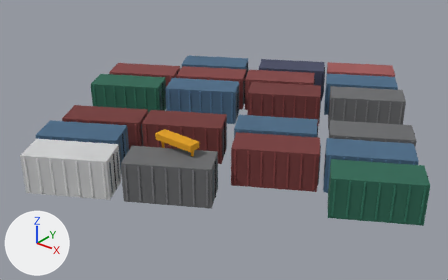
One commit to the glTF model data/models/board/scenery/saxarba/SMV_Seaport/SeaportSystem-01-Container-01-20Footer-2-01.glb: the scene before it, then after it.
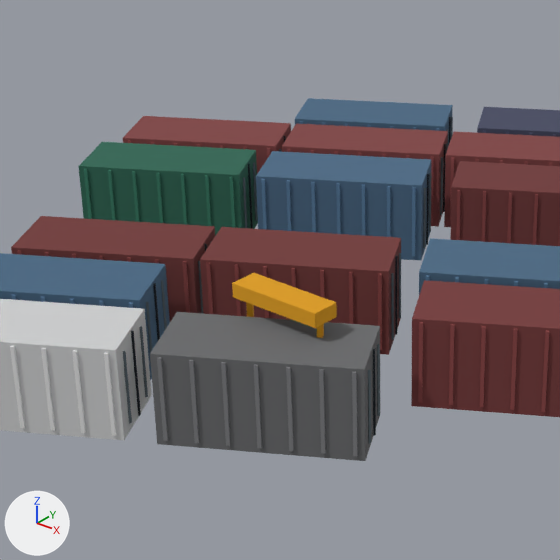
Old and new are each drawn whole from a 50 mm lens placed at (61.4, -80.3, 48.4), pointed at (-0.1, -3.5, 0.8) and again close up on the part from 13% to 66% of the width and 5% to 89% of the height. Every picture has the same lights, and +X, +Y and +Z are marked at lower left. The older version's two pictures come first. Where no turn or scale is listed for an object, it has been applied to the vertices. Vertices at exactly the same position are counted once.

The older version as bpy lines, for what is in view:
```python
me_seaportsystem_01_container_01_20footer_2_01 = bpy.data.meshes.new('SeaportSystem-01-Container-01-20Footer-2-01')
me_seaportsystem_01_container_01_20footer_2_01.from_pydata(...)  # 3048 vertices, 4572 faces; spans x -33.0..37.7, y -35.5..36.6, z 0.0..8.5
me_seaportsystem_01_container_01_20footer_2_01.materials.append(mat_scenery)
ob_seaportsystem_01_container_01_20footer_2_01 = bpy.data.objects.new('SeaportSystem-01-Container-01-20Footer-2-01', me_seaportsystem_01_container_01_20footer_2_01)
ob_seaportsystem_01_container_01_20footer_2_01.location = (0.0, 0.0, 0.0)
```
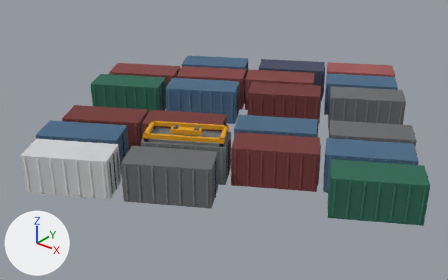
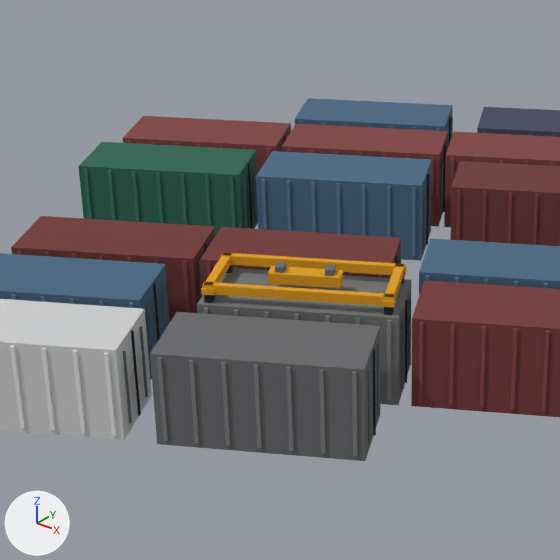
Commit message: seaport system

Location of each change, (x1, y1, x2, y2) in pixels of the close-ups (560 x 560 px; the box of a moved part takes in the faces that stretch with it):
part 1 of me_seaportsystem_01_container_01_20footer_2_01, moved or reshaped
    before: (232, 273, 337, 328)
    after: (204, 308, 208, 314)
part 2 of me_seaportsystem_01_container_01_20footer_2_01, added
    after: (387, 320, 391, 401)
part 3 of me_seaportsystem_01_container_01_20footer_2_01, moved or reshaped
    before: (317, 324, 324, 338)
    after: (401, 319, 404, 389)
part 4 of me_seaportsystem_01_container_01_20footer_2_01, moved or reshaped
    before: (246, 302, 254, 317)
    after: (408, 296, 411, 365)
part 5 of me_seaportsystem_01_container_01_20footer_2_01, added
    after: (405, 300, 408, 383)
part 6 of me_seaportsystem_01_container_01_20footer_2_01, added
    after: (204, 295, 215, 303)
part 7 of me_seaportsystem_01_container_01_20footer_2_01, added
    after: (201, 287, 214, 295)
part 8 of me_seaportsystem_01_container_01_20footer_2_01, added
    after: (384, 307, 394, 315)
part 9 of me_seaportsystem_01_container_01_20footer_2_01, added
    after: (382, 296, 396, 307)
part 10 of me_seaportsystem_01_container_01_20footer_2_01, added (orange)
    after: (268, 266, 343, 288)
part 11 of me_seaportsystem_01_container_01_20footer_2_01, added
    after: (197, 253, 411, 405)

The change, as a list of edits to the scene's bpy script:
```text
Add mat_container_grabbers:
    mat_container_grabbers = bpy.data.materials.new('container-grabbers')
    mat_container_grabbers.use_nodes = True; mat_container_grabbers.node_tree.nodes.clear()
    _N = mat_container_grabbers.node_tree.nodes; _L = mat_container_grabbers.node_tree.links
    n0 = _N.new('ShaderNodeBsdfPrincipled'); n0.name = 'Principled BSDF'
    n0.inputs[2].default_value = 1.0  # 'Roughness'
    n1 = _N.new('ShaderNodeOutputMaterial'); n1.name = 'Material Output'
    n2 = _N.new('ShaderNodeVertexColor'); n2.name = 'Color Attribute'
    _L.new(n0.outputs[0], n1.inputs[0])  # 'BSDF' to 'Surface'
    _L.new(n2.outputs[0], n0.inputs[0])  # 'Color' to 'Base Color'
Change me_seaportsystem_01_container_01_20footer_2_01:
    remove me_seaportsystem_01_container_01_20footer_2_01.from_pydata(...)  # 3048 vertices, 4572 faces; spans x -33.0..37.7, y -35.5..36.6, z 0.0..8.5
    add me_seaportsystem_01_container_01_20footer_2_01.from_pydata(...)  # 3288 vertices, 4932 faces; spans x -33.0..37.7, y -35.5..36.6, z 0.0..8.2
    me_seaportsystem_01_container_01_20footer_2_01 part 1: the loose piece of 8 vertices spanning x 0.4..7.4, y -20.6..-18.6, z 7.5..8.5 is scaled about its middle by (0.0309, 0.0866, 5.8), then moved by (-5.7, -1.3, -4.7)
    me_seaportsystem_01_container_01_20footer_2_01 part 2: the loose piece of 8 vertices spanning x 8.2..8.5, y -16.6..-16.3, z 0.4..6.2 is copied, and the copy is moved by (0.3, 1.5, 0.0); it spans x 8.5..8.8, y -15.1..-14.8, z 0.4..6.2
    me_seaportsystem_01_container_01_20footer_2_01 part 3: the loose piece of 8 vertices spanning x 6.6..7.2, y -19.9..-19.4, z 0.0..8.0 is scaled about its middle by (0.346, 0.346, 0.637), then moved by (1.7, 6.1, -0.9)
    me_seaportsystem_01_container_01_20footer_2_01 part 4: the loose piece of 8 vertices spanning x 0.6..1.2, y -19.9..-19.4, z 0.0..8.0 is scaled about its middle by (0.346, 0.346, 0.637), then moved by (6.0, 9.0, -0.9)
    me_seaportsystem_01_container_01_20footer_2_01 part 5: the loose piece of 8 vertices spanning x 7.3..7.6, y -9.0..-8.7, z 0.4..6.2 is copied, and the copy is scaled about its middle by (0.527, 0.658, 1.05), then moved by (0.3, -3.3, -0.1); it spans x 7.7..7.9, y -12.2..-12.0, z 0.2..6.2
    me_seaportsystem_01_container_01_20footer_2_01 part 6: the loose piece of 8 vertices spanning x -2.2..-1.9, y -22.6..-22.3, z 0.4..6.2 is copied, and the copy is scaled about its middle by (2.3, 2.56, 0.121), then moved by (0.1, 2.1, 3.5), in mat_container_grabbers; it spans x -2.3..-1.6, y -20.8..-20.0, z 6.4..7.1
    me_seaportsystem_01_container_01_20footer_2_01 part 7: the loose piece of 8 vertices spanning x -2.2..-1.9, y -22.6..-22.3, z 0.4..6.2 is copied, and the copy is scaled about its middle by (3.34, 3.73, 0.069), then moved by (0.1, 2.1, 3.9), in mat_container_grabbers; it spans x -2.5..-1.4, y -21.0..-19.9, z 7.0..7.4
    me_seaportsystem_01_container_01_20footer_2_01 part 8: the loose piece of 8 vertices spanning x 8.2..8.5, y -16.6..-16.3, z 0.4..6.2 is copied, and the copy is scaled about its middle by (2.3, 2.56, 0.121), then moved by (-0.1, 2.0, 3.5), in mat_container_grabbers; it spans x 7.9..8.6, y -14.9..-14.1, z 6.4..7.1
    me_seaportsystem_01_container_01_20footer_2_01 part 9: the loose piece of 8 vertices spanning x 8.2..8.5, y -16.6..-16.3, z 0.4..6.2 is copied, and the copy is scaled about its middle by (3.34, 3.73, 0.069), then moved by (-0.1, 2.0, 3.9), in mat_container_grabbers; it spans x 7.7..8.8, y -15.1..-14.0, z 7.0..7.4
    me_seaportsystem_01_container_01_20footer_2_01 part 10: the loose piece of 8 vertices spanning x 0.4..7.4, y -20.6..-18.6, z 7.5..8.5 is copied, and the copy is turned 30 degrees about the z axis through its middle and scaled by 0.681, then moved by (-2.0, 4.2, -0.5), in mat_container_grabbers; it spans x -0.4..4.3, y -17.2..-13.7, z 7.1..7.9
    me_seaportsystem_01_container_01_20footer_2_01 part 11: 56 vertices added at x -5.2..9.1, y -21.3..-9.6, z 0.0..8.2
    other edits to the shape of me_seaportsystem_01_container_01_20footer_2_01 do not show in these pictures
    add me_seaportsystem_01_container_01_20footer_2_01.materials.append(mat_container_grabbers)
```
